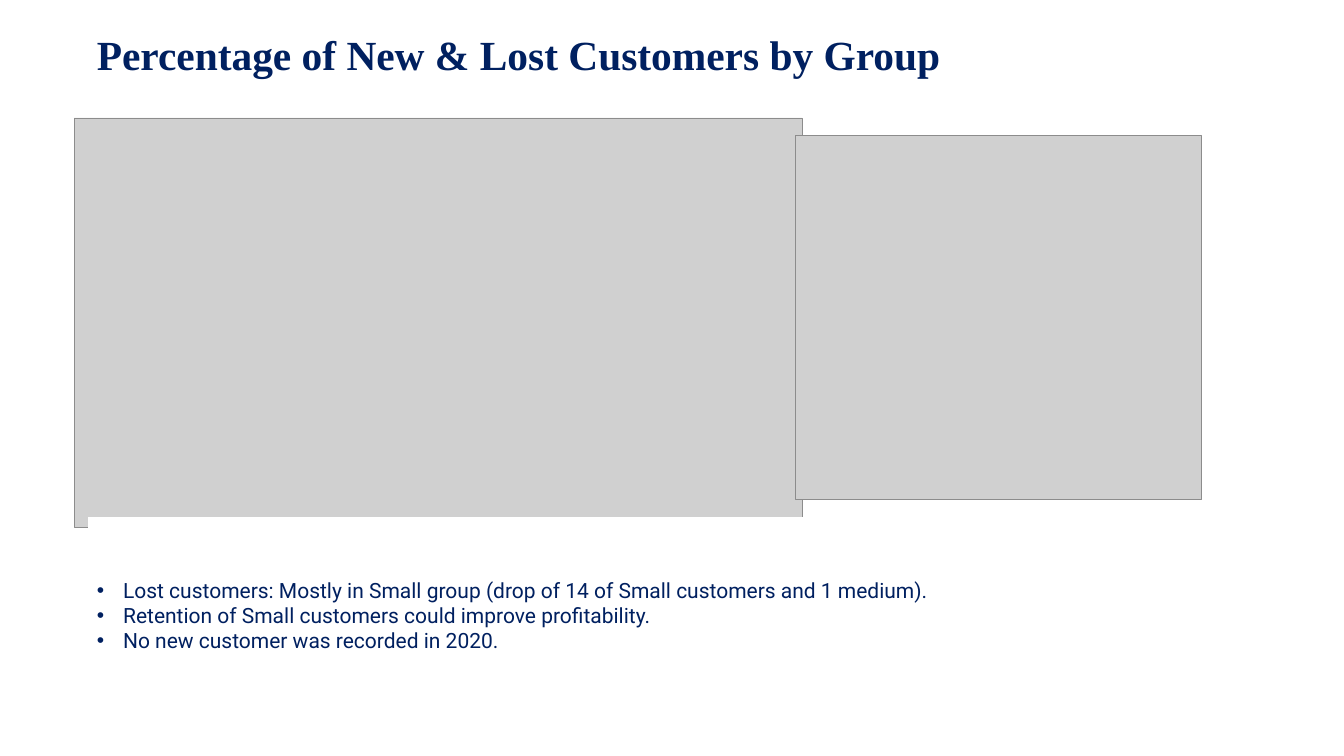
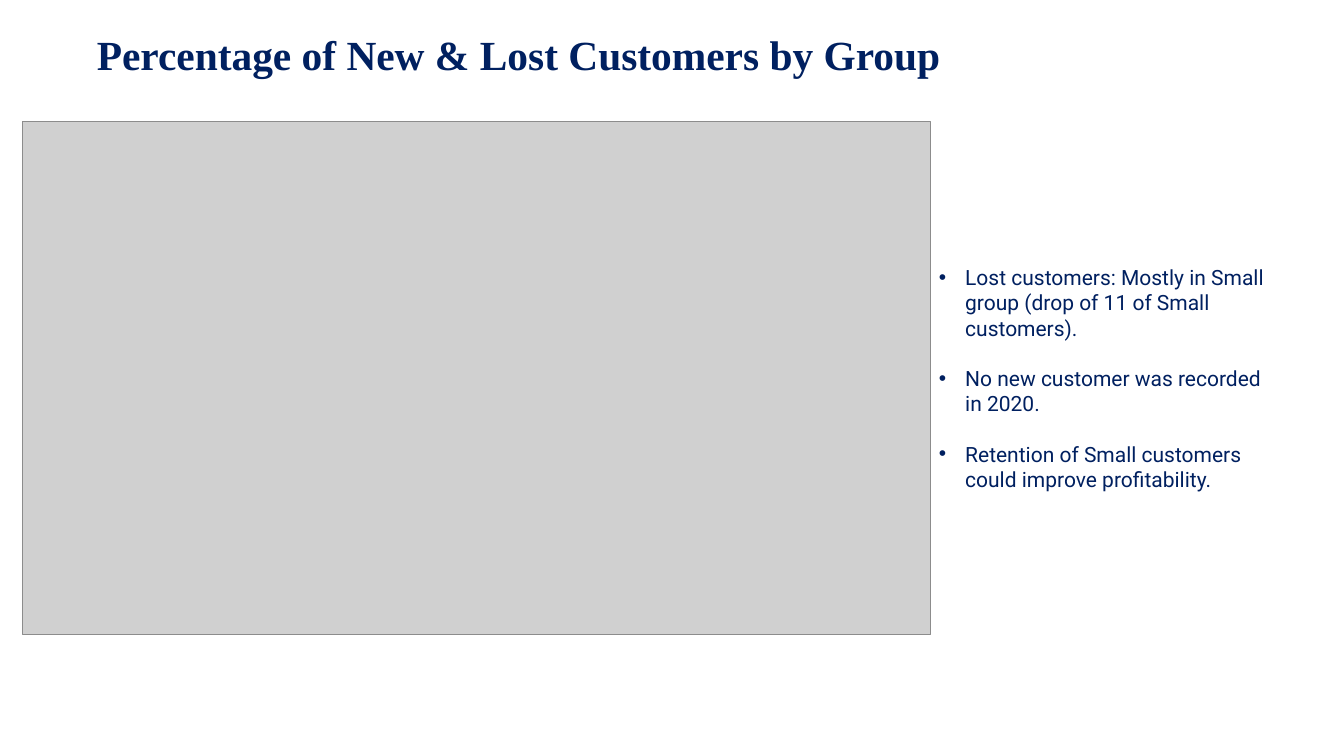
Before and after one commit to Nyleve-George/Covid_Parcel_Business_Project, a slide deck: slide 12 of PresentationE/The-COVID-19-Impact-on-ABC's-Business.pptx. Drawn at 1344x756 pixels with LibreOffice and Linux fonts; fonts in the diff are those of the drawing; grey boxes stand for pictures. Boxes give left, top, right and bottom in pixels: in the first picture for what was removed or moved away, otherwise in the second. Text is boxed around its words. In the diff, an @@ line names an element or a change of style, - is before the commit and + after.

```diff
--- a/PresentationE/The-COVID-19-Impact-on-ABC's-Business.pptx
+++ b/PresentationE/The-COVID-19-Impact-on-ABC's-Business.pptx
@@ picture: place and size @@
-picture at box(74, 118, 802, 528)
+picture at box(23, 122, 931, 635)
@@ picture removed at box(795, 135, 1201, 499) @@
@@ rectangle "Lost customers: Mostly in Small ...": place and size @@
-rectangle "Lost customers: Mostly in Small ..." at box(88, 517, 1184, 713)
+rectangle "Lost customers: Mostly in Small ..." at box(931, 211, 1289, 545)
@@ text in rectangle at box(965, 269, 1263, 412): text changed @@
-• Lost customers: Mostly in Small group (drop of 14 of Small customers and 1 medium).
+• Lost customers: Mostly in Small group (drop of 11 of Small customers).
+• No new customer was recorded in 2020.
@@ text in rectangle at box(123, 632, 499, 649): paragraph removed @@
-• No new customer was recorded in 2020.
```
Also in this commit, not shown: 7 other slides changed, 6 slides added, 2 slides removed, 2 other files.
